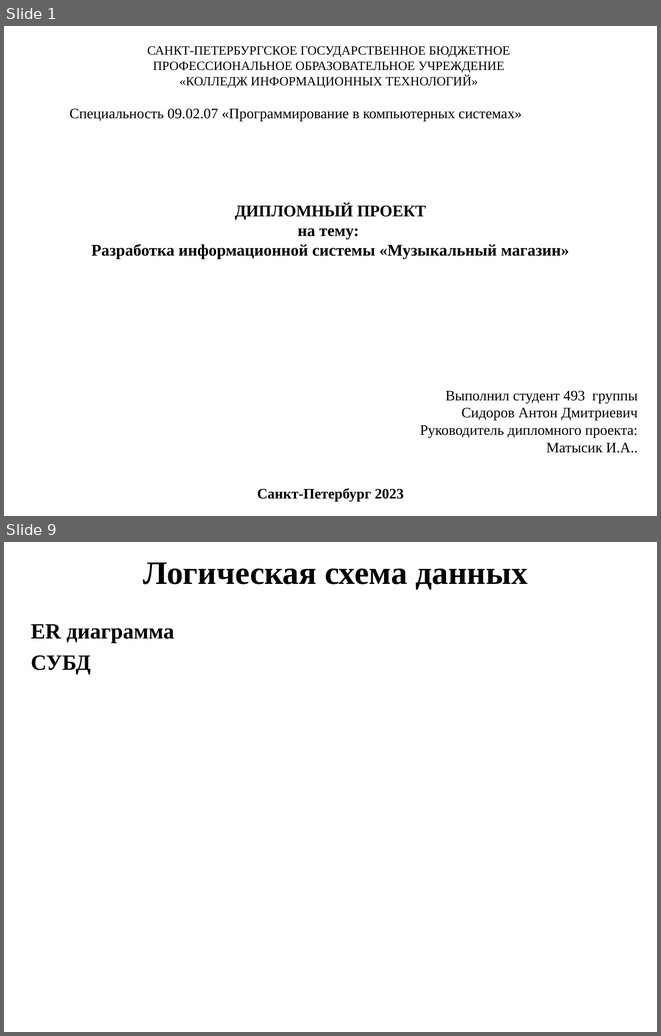
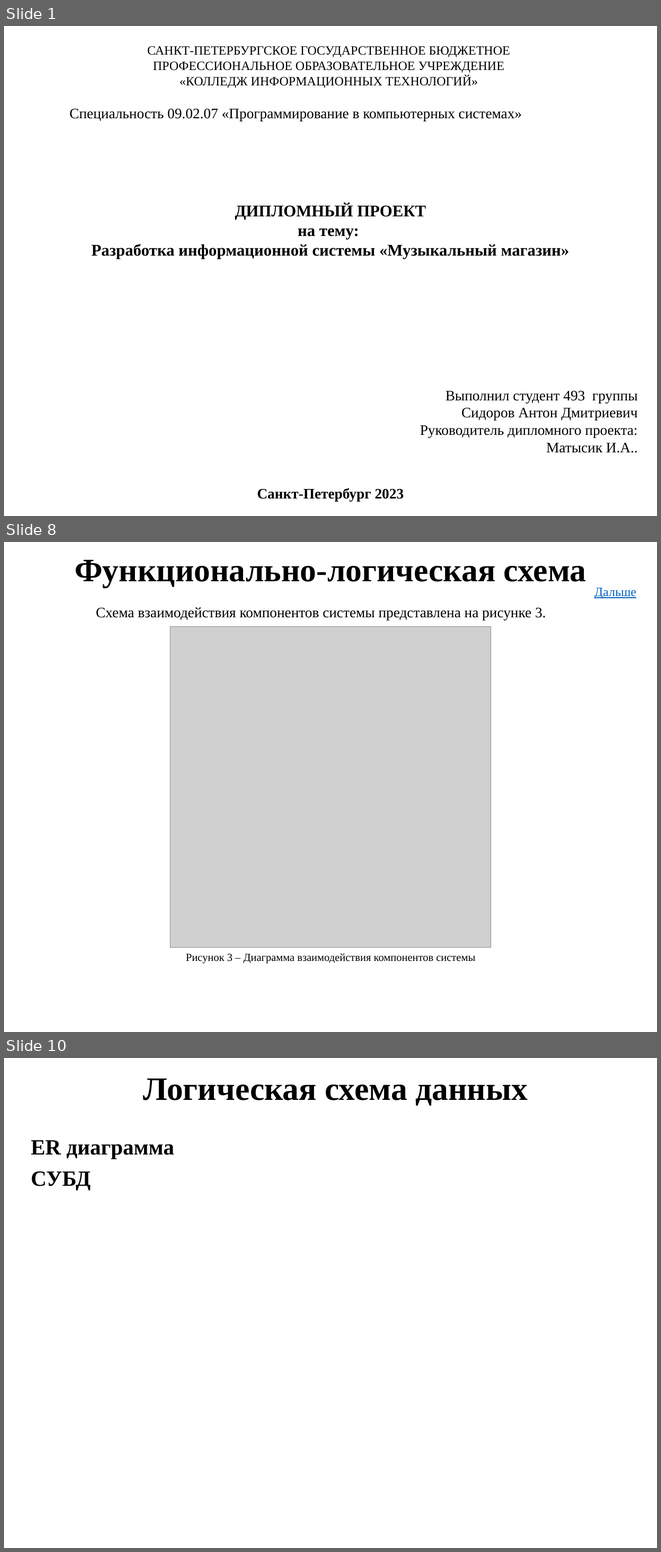
Before and after one commit to AntonSidorov1/DiplomProject, a slide deck: сидоров антон дмитриевич, Группа 493 - Презентация.pptx. Shown one above the other, each under a label of ours: slides 1 and 9 before the commit, slides 1, 8 and 10 after it; the slides between them are not shown. The pictures are 661x1036 and 661x1552 pixels, drawn with LibreOffice and Linux fonts; fonts in the diff are those of the drawing; grey boxes stand for pictures. Boxes give left, top, right and bottom in pixels: in the first picture for what was removed or moved away, otherwise in the second. Text is boxed around its words. In the diff, an @@ line names an element or a change of style, - is before the commit and + after.

```diff
--- a/сидоров антон дмитриевич, Группа 493 - Презентация.pptx
+++ b/сидоров антон дмитриевич, Группа 493 - Презентация.pptx
@@ slide 8 added at box(4, 542, 657, 1032), background #FFFFFF @@
@@ text added at box(74, 559, 586, 587), 36 pt, text #000000, bold @@
+Функционально-логическая схема
@@ text added at box(594, 588, 636, 599), 14 pt, text #0563C1, underline @@
+Дальше
@@ text added at box(96, 607, 546, 620), 16 pt, text #000000 @@
+Схема взаимодействия компонентов системы представлена на рисунке 3.
@@ picture added at box(170, 627, 491, 947) @@
@@ text added at box(186, 953, 475, 963), 12 pt, text #000000 @@
+Рисунок 3 – Диаграмма взаимодействия компонентов системы
@@ what was slide 9 is now slide 10 @@
```
Also in this commit, not shown: 5 slides changed, 2 other slides added, 2 slides removed, 5 other files.
